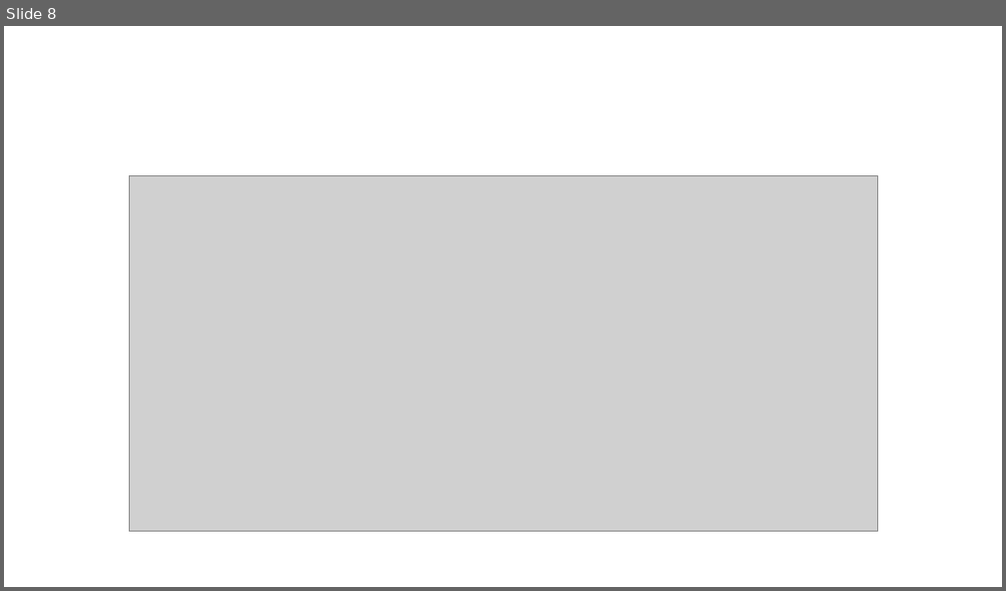
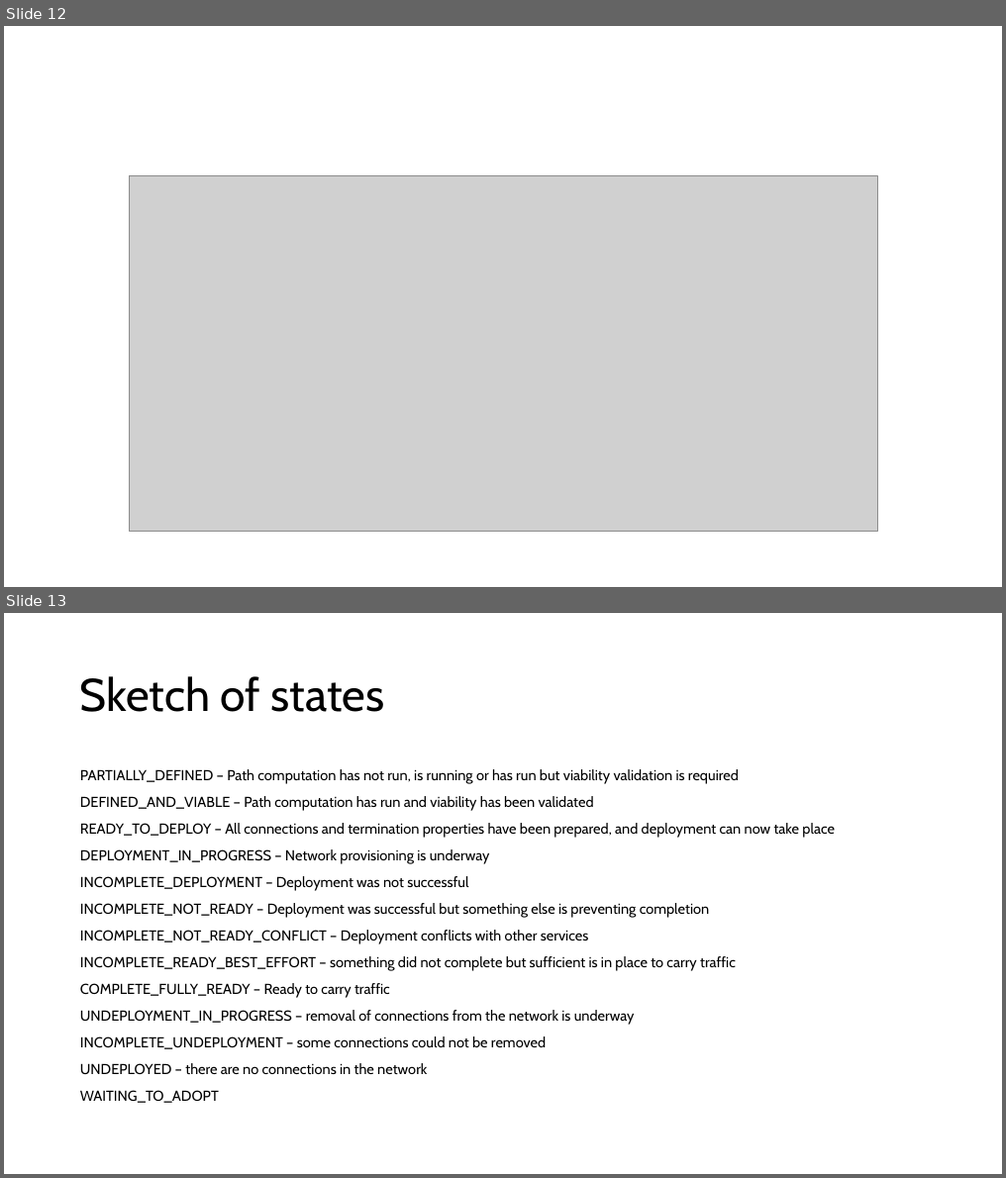
Before and after one commit to Open-Network-Models-and-Interfaces-ONMI/TAPI-Activities, a slide deck: ContributionsForDiscussions/onmi2025.ND.002-LinkCreationAndModificationViaConnectivityService.pptx. Shown one above the other, each under a label of ours: slide 8 before the commit, slides 12 and 13 after it. The pictures are 1006x591 and 1006x1178 pixels, drawn with LibreOffice and Linux fonts; fonts in the diff are those of the drawing; grey boxes stand for pictures. Boxes give left, top, right and bottom in pixels: in the first picture for what was removed or moved away, otherwise in the second. Text is boxed around its words. In the diff, an @@ line names an element or a change of style, - is before the commit and + after.

```diff
--- a/ContributionsForDiscussions/onmi2025.ND.002-LinkCreationAndModificationViaConnectivityService.pptx
+++ b/ContributionsForDiscussions/onmi2025.ND.002-LinkCreationAndModificationViaConnectivityService.pptx
@@ slide 13 added at box(4, 613, 1002, 1174), background #FFFFFF @@
@@ title added at box(80, 676, 385, 712), 44 pt, text #000000 @@
+Sketch of states
@@ text added at box(80, 769, 835, 1103), 13.9 pt, text #000000 @@
+PARTIALLY_DEFINED – Path computation has not run, is running or has run but viability validation is required
+DEFINED_AND_VIABLE – Path computation has run and viability has been validated
+READY_TO_DEPLOY – All connections and termination properties have been prepared, and deployment can now take place
+DEPLOYMENT_IN_PROGRESS – Network provisioning is underway
+INCOMPLETE_DEPLOYMENT – Deployment was not successful
+INCOMPLETE_NOT_READY – Deployment was successful but something else is preventing completion
+INCOMPLETE_NOT_READY_CONFLICT – Deployment conflicts with other services
+INCOMPLETE_READY_BEST_EFFORT – something did not complete but sufficient is in place to carry traffic
+COMPLETE_FULLY_READY – Ready to carry traffic
+UNDEPLOYMENT_IN_PROGRESS – removal of connections from the network is underway
+INCOMPLETE_UNDEPLOYMENT – some connections could not be removed
+UNDEPLOYED – there are no connections in the network
+WAITING_TO_ADOPT
@@ what was slide 8 is now slide 12 @@
```
Also in this commit, not shown: 2 slides changed, 4 other slides added.
